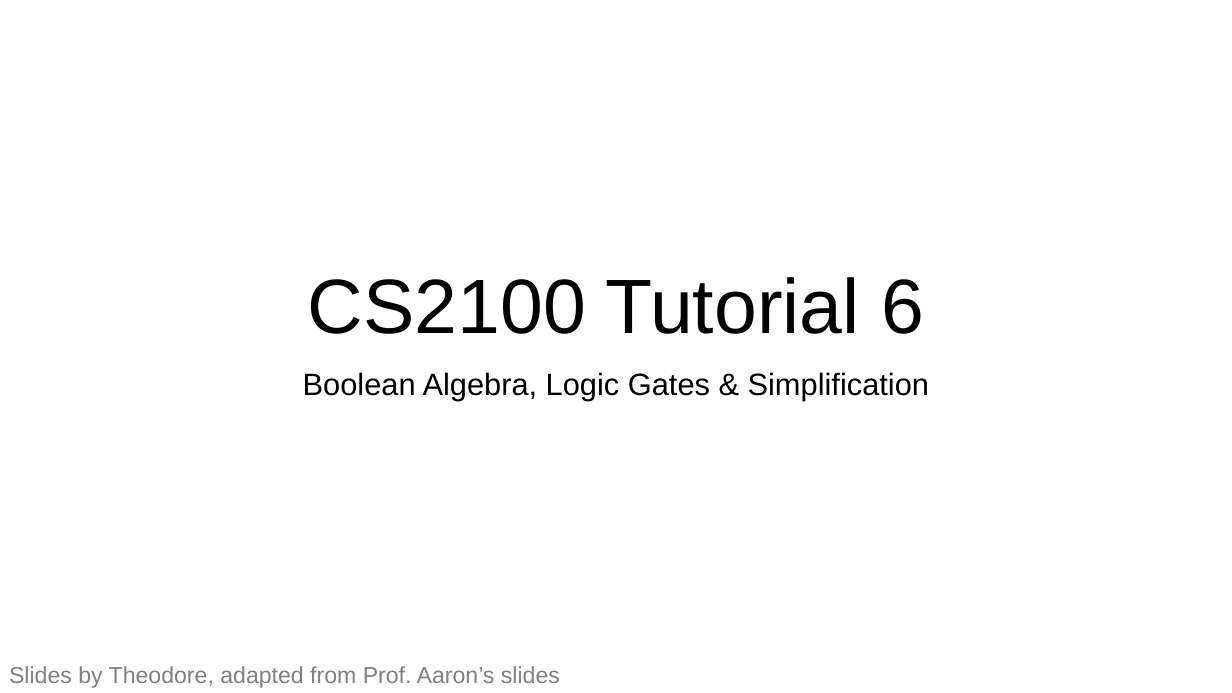
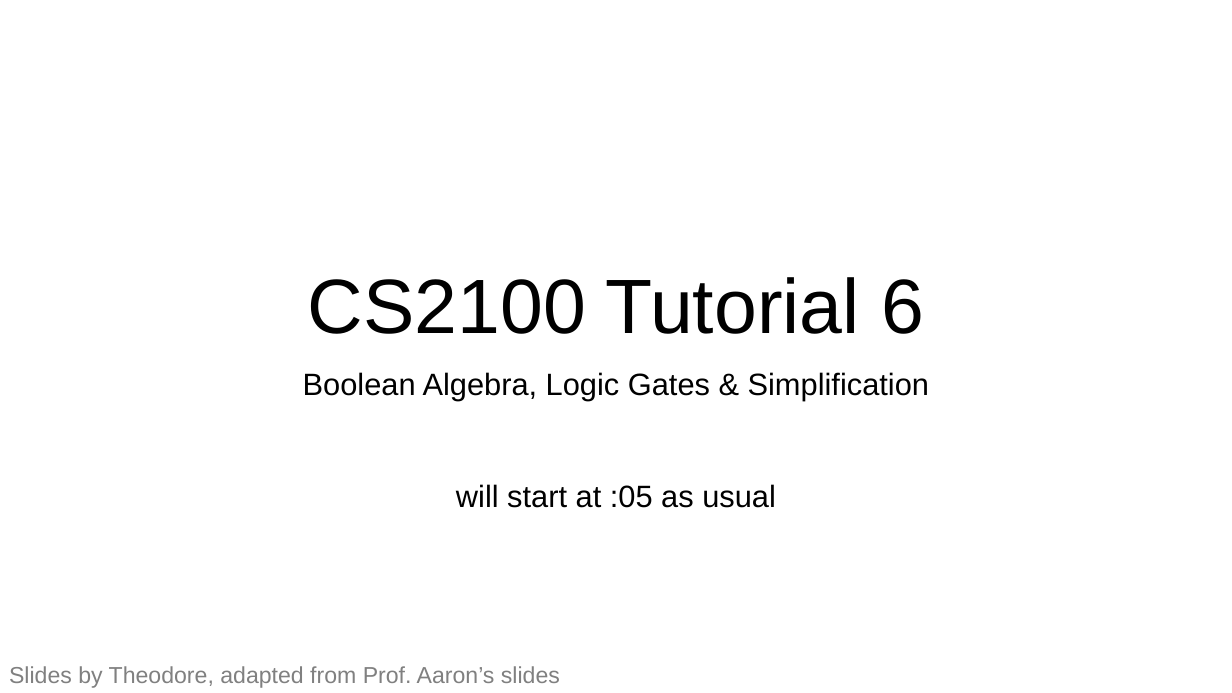
Before and after one commit to theodoreleebrant/TA-2425S1, a slide deck: slide 1 of CS2100/CS2100 Tutorial 6.pptx. Drawn at 1232x693 pixels with LibreOffice and Linux fonts; fonts in the diff are those of the drawing. Boxes give left, top, right and bottom in pixels: in the first picture for what was removed or moved away, otherwise in the second. Text is boxed around its words. In the diff, an @@ line names an element or a change of style, - is before the commit and + after.

```diff
--- a/CS2100/CS2100 Tutorial 6.pptx
+++ b/CS2100/CS2100 Tutorial 6.pptx
@@ subtitle at (456, 484, 776, 508): paragraph added @@
+will start at :05 as usual
```
Also in this commit, not shown: 1 other slide changed.
